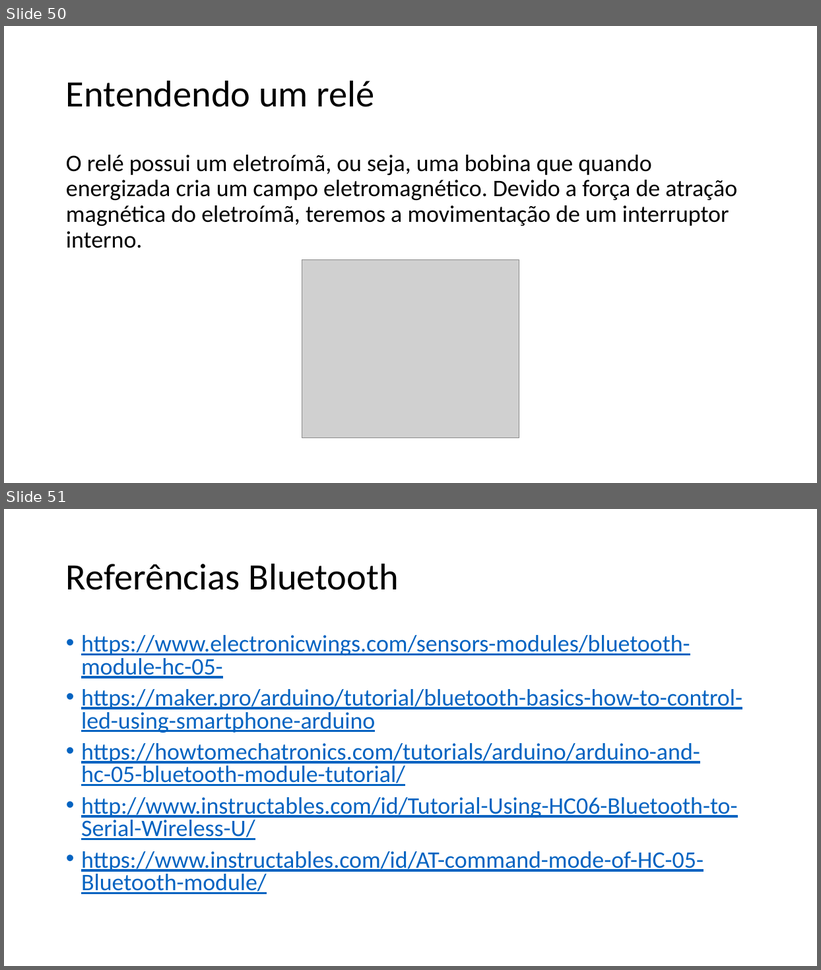
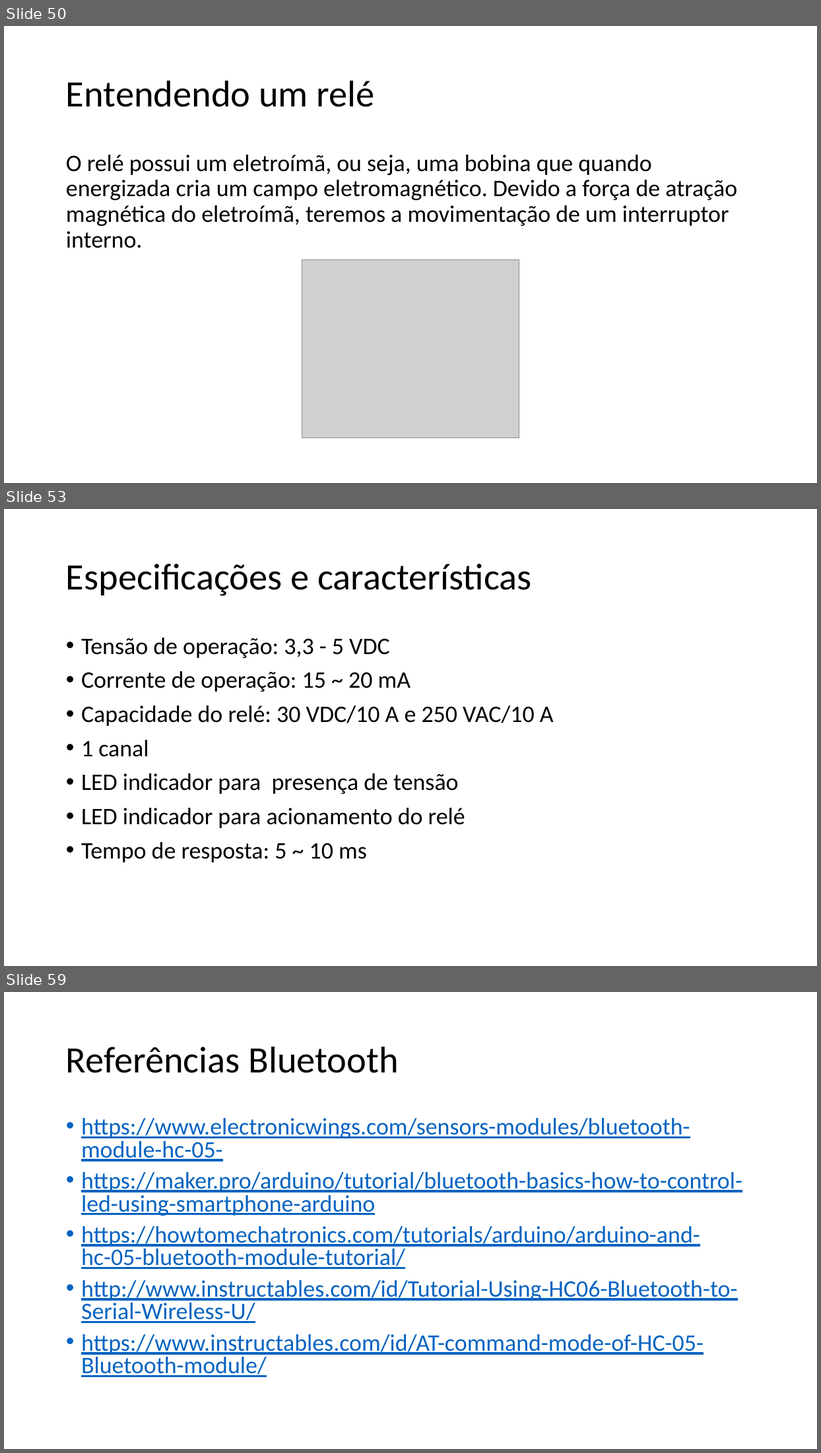
Before and after one commit to salmo-jr/public-slides, a slide deck: arduino-bluetooth.pptx. Shown one above the other, each under a label of ours: slides 50 and 51 before the commit, slides 50, 53 and 59 after it; the slides between them are not shown. The pictures are 821x970 and 821x1453 pixels, drawn with LibreOffice and Linux fonts; fonts in the diff are those of the drawing; grey boxes stand for pictures. Boxes give left, top, right and bottom in pixels: in the first picture for what was removed or moved away, otherwise in the second. Text is boxed around its words. In the diff, an @@ line names an element or a change of style, - is before the commit and + after.

Commit message:
adição dos slides sobre o funcionamento e a prática com o módulo relé

```diff
--- a/arduino-bluetooth.pptx
+++ b/arduino-bluetooth.pptx
@@ slide 53 added at <box>4,509,817,966</box>, background #FFFFFF @@
@@ title added at <box>66,564,531,596</box>, 44 pt, text #000000 @@
+Especificações e características
@@ text added at <box>81,638,554,863</box>, 28 pt, text #000000 @@
+• Tensão de operação: 3,3 - 5 VDC
+• Corrente de operação: 15 ~ 20 mA
+• Capacidade do relé: 30 VDC/10 A e 250 VAC/10 A
+• 1 canal
+• LED indicador para presença de tensão
+• LED indicador para acionamento do relé
+• Tempo de resposta: 5 ~ 10 ms
@@ what was slide 51 is now slide 59 @@
```
Also in this commit, not shown: 7 other slides added, 2 other files.
